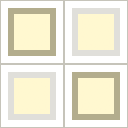
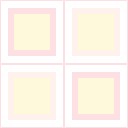
Before/after of a 128 x 128 layered artwork. What changed in the layer stack:
painted on "Layer #1" over [0, 0, 128, 128]
painted on "Layer" over [8, 8, 120, 120]
